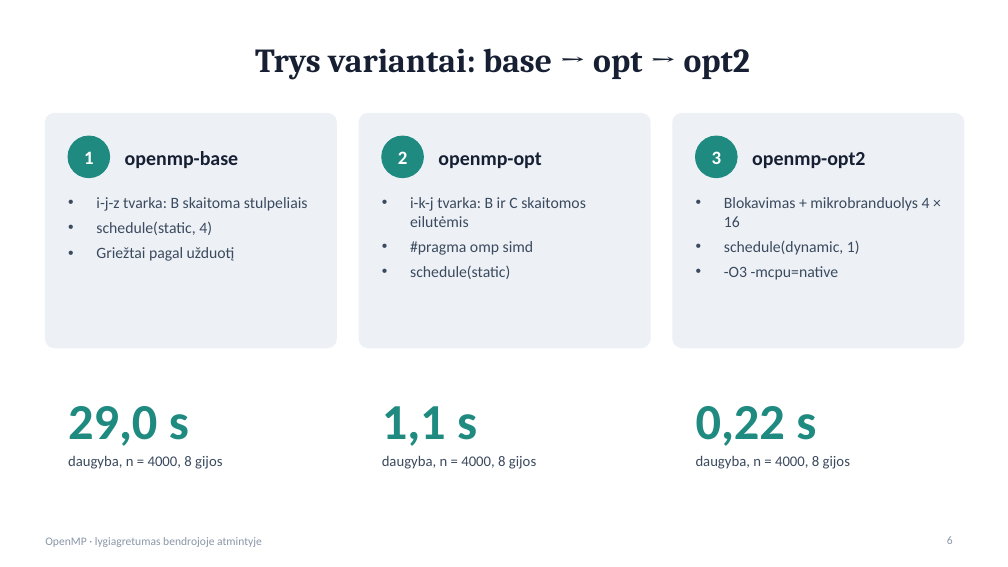
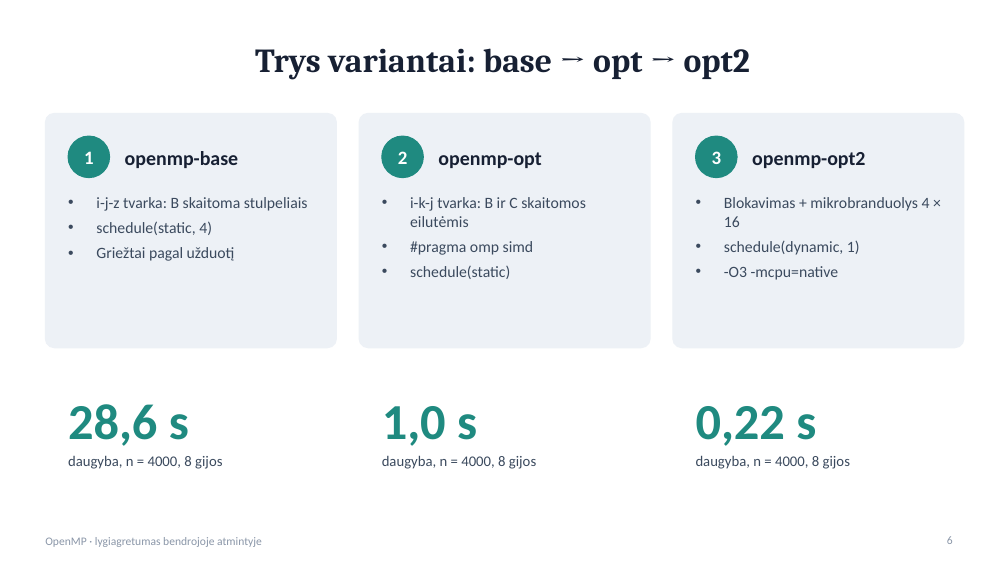
Before and after one commit to dimabreeze/VU-ComputerArchitecture-Parallel-Lab, a slide deck: slide 6 of reports/pptx/2_openmp.pptx. Drawn at 1008x567 pixels with LibreOffice and Linux fonts; fonts in the diff are those of the drawing. Boxes give left, top, right and bottom in pixels: in the first picture for what was removed or moved away, otherwise in the second. Text is boxed around its words. In the diff, an @@ line names an element or a change of style, - is before the commit and + after.

```diff
--- a/reports/pptx/2_openmp.pptx
+++ b/reports/pptx/2_openmp.pptx
@@ text at bbox=[68, 404, 189, 446]: text changed @@
-29,0 s
+28,6 s
@@ text at bbox=[382, 406, 477, 446]: text changed @@
-1,1 s
+1,0 s
```
Also in this commit, not shown: 1 other slide changed, 4 other files.
